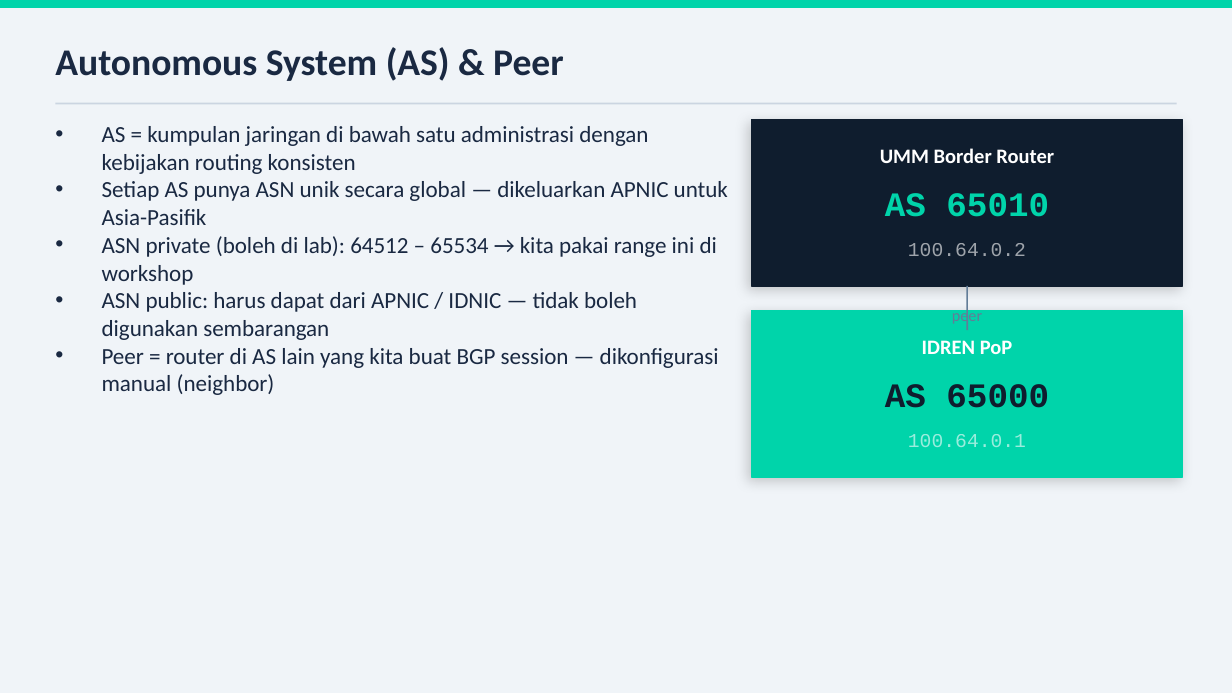
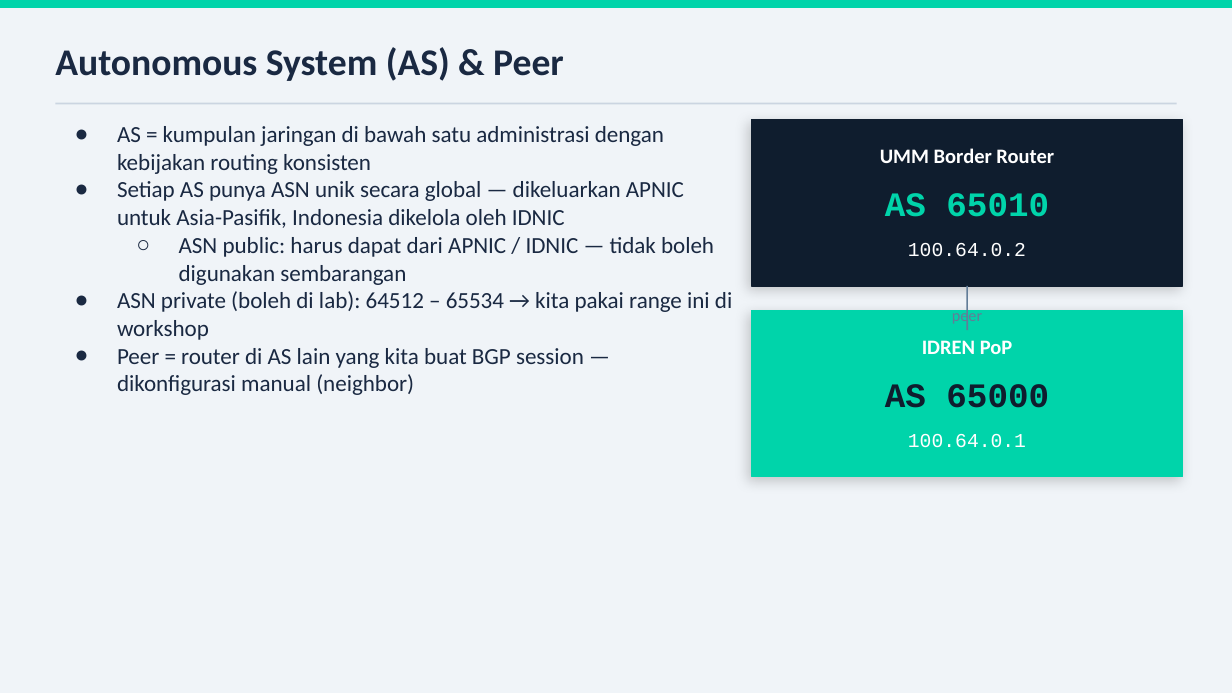
Before and after one commit to indi9o/bgp-workshop-labs, a slide deck: slide 12 of hari1/BGP-Workshop-Hari1.pptx. Drawn at 1232x693 pixels with LibreOffice and Linux fonts; fonts in the diff are those of the drawing. Boxes give left, top, right and bottom in pixels: in the first picture for what was removed or moved away, otherwise in the second. Text is boxed around its words. In the diff, an @@ line names an element or a change of style, - is before the commit and + after.

```diff
--- a/hari1/BGP-Workshop-Hari1.pptx
+++ b/hari1/BGP-Workshop-Hari1.pptx
@@ text at [117,126,732,395]: bullet • to ● @@
@@ text at [117,181,714,285]: text changed @@
-• Setiap AS punya ASN unik secara global — dikeluarkan APNIC untuk Asia-Pasifik
+● Setiap AS punya ASN unik secara global — dikeluarkan APNIC untuk Asia-Pasifik, Indonesia dikelola oleh IDNIC
+  ○ ASN public: harus dapat dari APNIC / IDNIC — tidak boleh digunakan sembarangan
@@ text "100.64.0.2" at [908,243,1026,257]: text colour #FFFFFF at 60% opacity to #FFFFFF @@
@@ text at [102,292,637,340]: paragraph removed @@
-• ASN public: harus dapat dari APNIC / IDNIC — tidak boleh digunakan sembarangan
@@ text "100.64.0.1" at [908,434,1026,448]: text colour #FFFFFF at 60% opacity to #FFFFFF @@
```
Also in this commit, not shown: 24 other slides changed, 1 other file.
